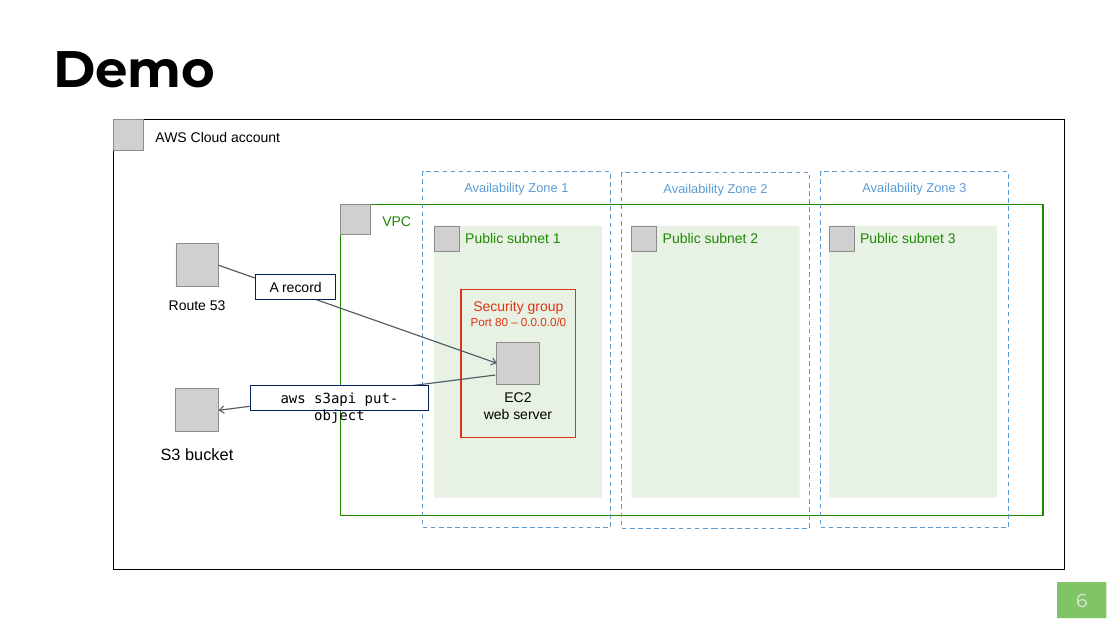
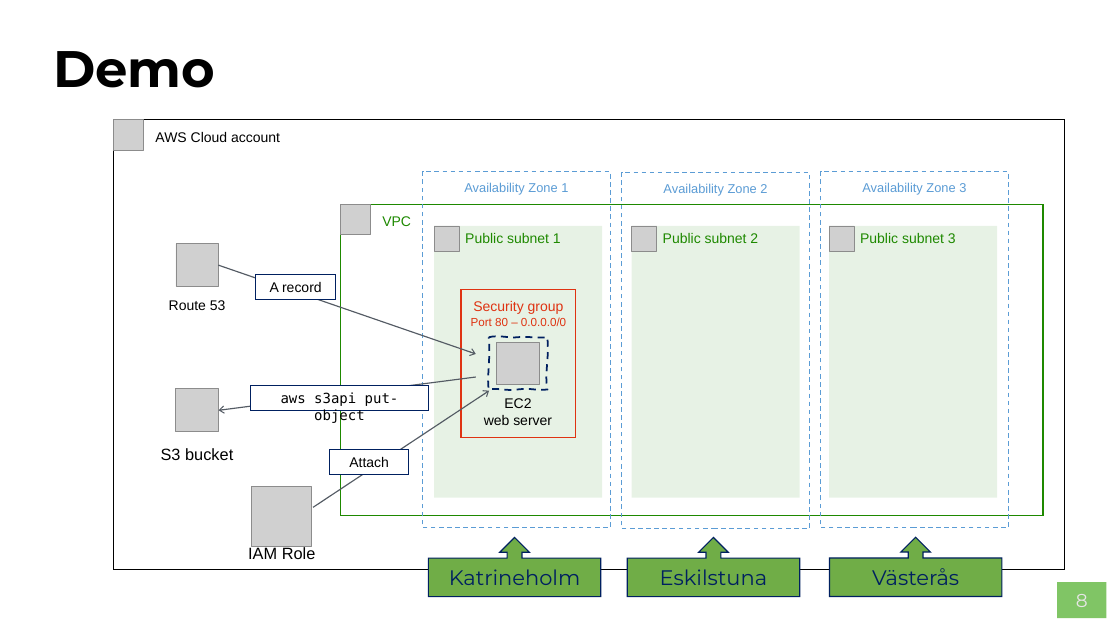
Before and after one commit to AWS-Competence-Group/sessions, a slide deck: slide 8 of 03-aws-core-services-with-iam/03-aws-core-services-with-iam.pptx (slide 6 before the commit). Drawn at 1120x630 pixels with LibreOffice and Linux fonts; fonts in the diff are those of the drawing; grey boxes stand for pictures; background and template pictures are left out. Boxes give left, top, right and bottom in pixels: in the first picture for what was removed or moved away, otherwise in the second. Text is boxed around its words. In the diff, an @@ line names an element or a change of style, - is before the commit and + after.

Commit message:
Mnor final changes before demo.

```diff
--- a/03-aws-core-services-with-iam/03-aws-core-services-with-iam.pptx
+++ b/03-aws-core-services-with-iam/03-aws-core-services-with-iam.pptx
@@ arrow moved from (218, 266) - (497, 363) to (218, 266) - (476, 354) @@
@@ freeform shape added at box(489, 337, 548, 389), outline #002060 1.5 pt dashed @@
@@ arrow moved from (496, 375) - (218, 410) to (476, 377) - (218, 410) @@
@@ arrow added from (313, 507) to (489, 391), #545B64 1 pt @@
@@ text "EC2 web server": place and size @@
-text "EC2 web server" at box(484, 392, 552, 419)
+text "EC2 web server" at box(484, 398, 552, 425)
@@ rectangle added at box(329, 450, 409, 475), fill #FFFFFF, outline #002060 0.75 pt, 12 pt, text #000000 @@
+Attach
@@ picture added at box(251, 486, 312, 547) @@
@@ up arrow callout added at box(429, 538, 601, 597), fill #70AD47, outline #002060 1 pt, 18 pt, text #002060 @@
+Katrineholm
@@ up arrow callout added at box(628, 538, 800, 597), fill #70AD47, outline #002060 1 pt, 18 pt, text #002060 @@
+Eskilstuna
@@ up arrow callout added at box(829, 538, 1002, 597), fill #70AD47, outline #002060 1 pt, 18 pt, text #002060 @@
+Västerås
@@ text added at box(248, 545, 316, 559), 14 pt, text #000000 @@
+IAM Role
@@ page number at box(1076, 594, 1088, 607): text changed @@
-6
+8
```
Also in this commit, not shown: 4 other slides changed, 2 slides added.
